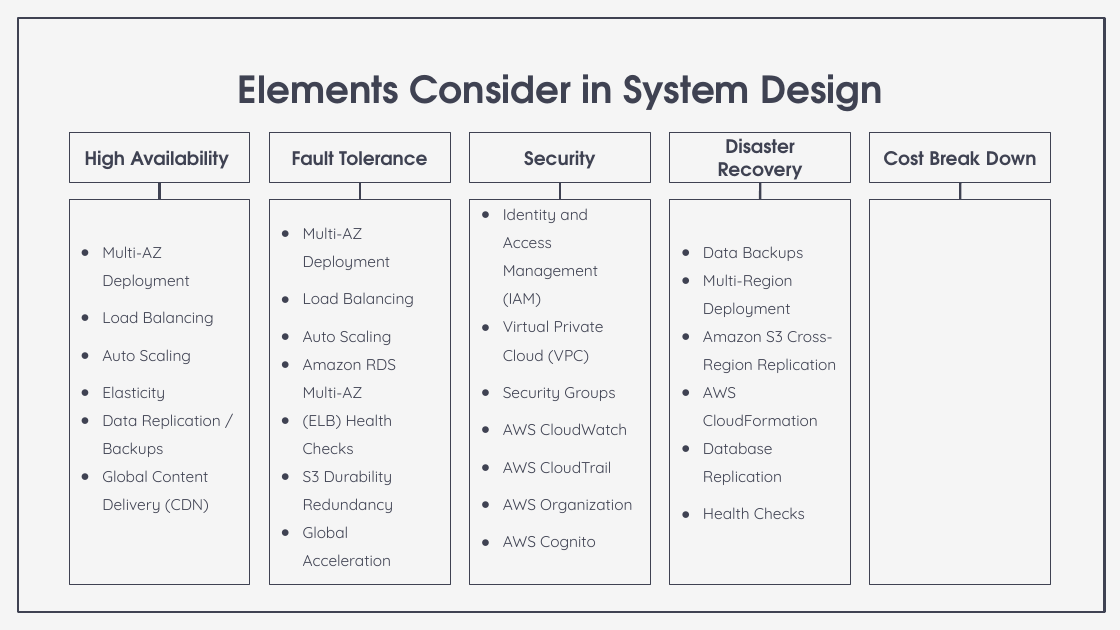
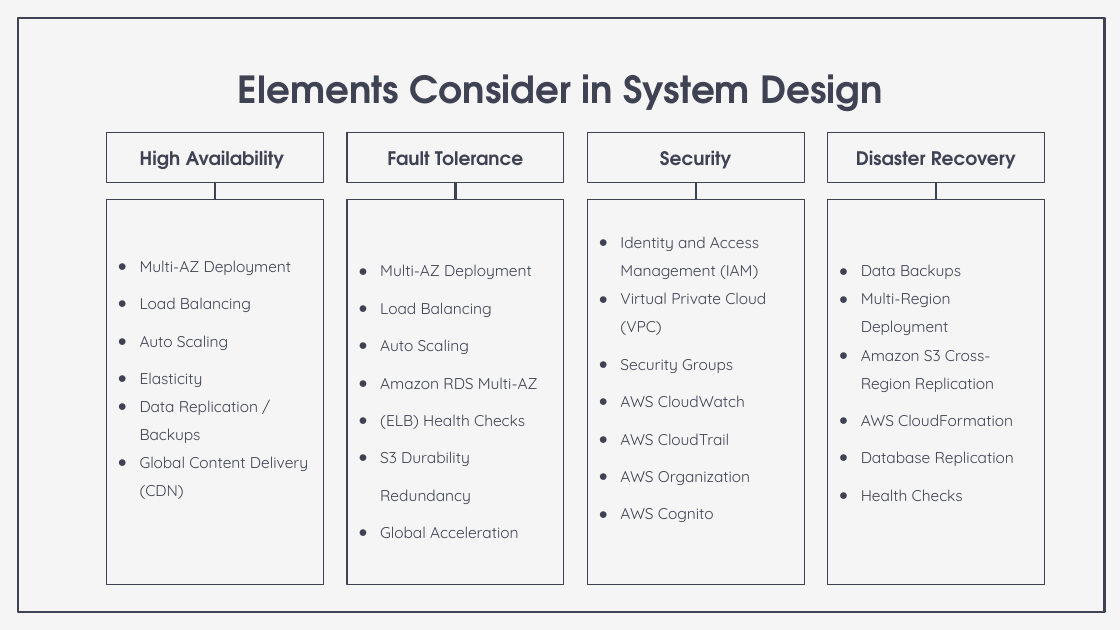
Before and after one commit to Harshil-V/CMPE281-Cloud-Project-2, a slide deck: slide 7 of CMPE281-Cloud-Project2.pptx. Drawn at 1120x630 pixels with LibreOffice and Linux fonts; fonts in the diff are those of the drawing. Boxes give left, top, right and bottom in pixels: in the first picture for what was removed or moved away, otherwise in the second. Text is boxed around its words. In the diff, an @@ line names an element or a change of style, - is before the commit and + after.

```diff
--- a/CMPE281-Cloud-Project2.pptx
+++ b/CMPE281-Cloud-Project2.pptx
@@ rectangle "High Availability" resized from (x1=69, y1=132, x2=250, y2=183) to (x1=106, y1=132, x2=324, y2=183) @@
@@ rectangle "Fault Tolerance" resized from (x1=270, y1=132, x2=450, y2=183) to (x1=347, y1=132, x2=564, y2=183) @@
@@ rectangle "Security" resized from (x1=469, y1=132, x2=650, y2=183) to (x1=587, y1=132, x2=804, y2=183) @@
@@ rectangle "Disaster Recovery" resized from (x1=670, y1=132, x2=850, y2=183) to (x1=828, y1=132, x2=1045, y2=183) @@
@@ rectangle removed at (x1=870, y1=132, x2=1051, y2=183) @@
-Cost Break Down
@@ rectangle "Multi-AZ Deployment" resized from (x1=69, y1=199, x2=250, y2=584) to (x1=106, y1=199, x2=324, y2=584) @@
@@ line moved from (159, 199) - (159, 183) to (215, 199) - (215, 183) @@
@@ rectangle "Multi-AZ Deployment" resized from (x1=270, y1=199, x2=450, y2=584) to (x1=347, y1=199, x2=564, y2=584) @@
@@ line moved from (360, 199) - (360, 183) to (456, 199) - (456, 183) @@
@@ rectangle "Identity and Access Management (IAM)" resized from (x1=469, y1=199, x2=650, y2=584) to (x1=587, y1=199, x2=804, y2=584) @@
@@ line moved from (560, 199) - (560, 183) to (696, 199) - (696, 183) @@
@@ rectangle "Data Backups" resized from (x1=670, y1=199, x2=850, y2=584) to (x1=828, y1=199, x2=1045, y2=584) @@
@@ rectangle removed at (x1=870, y1=199, x2=1051, y2=584) @@
@@ line moved from (760, 199) - (760, 183) to (936, 199) - (936, 183) @@
@@ line removed from (960, 199) to (960, 183) @@
@@ text in rectangle at (x1=380, y1=264, x2=538, y2=538): line spacing 1.5 to 2 @@
@@ text in rectangle at (x1=861, y1=414, x2=1014, y2=466): line spacing 1.5 to 2 @@
```
Also in this commit, not shown: 4 other slides changed, 1 slide added, 2 other files.
